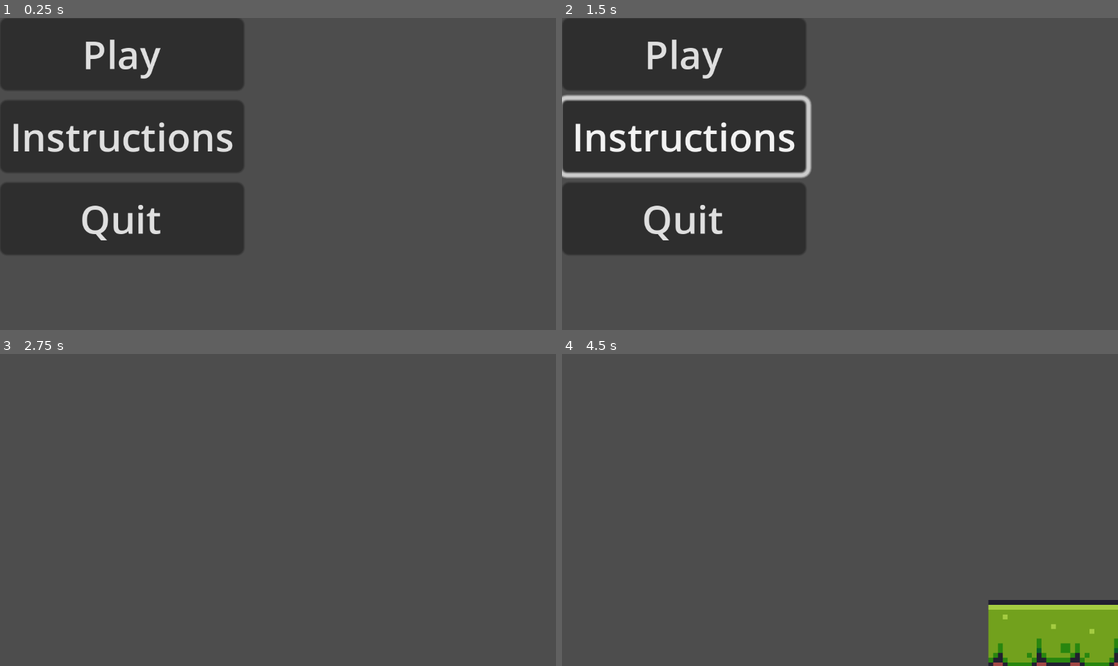
Above: before the commit, frames 1-4 (two rows, left to right).
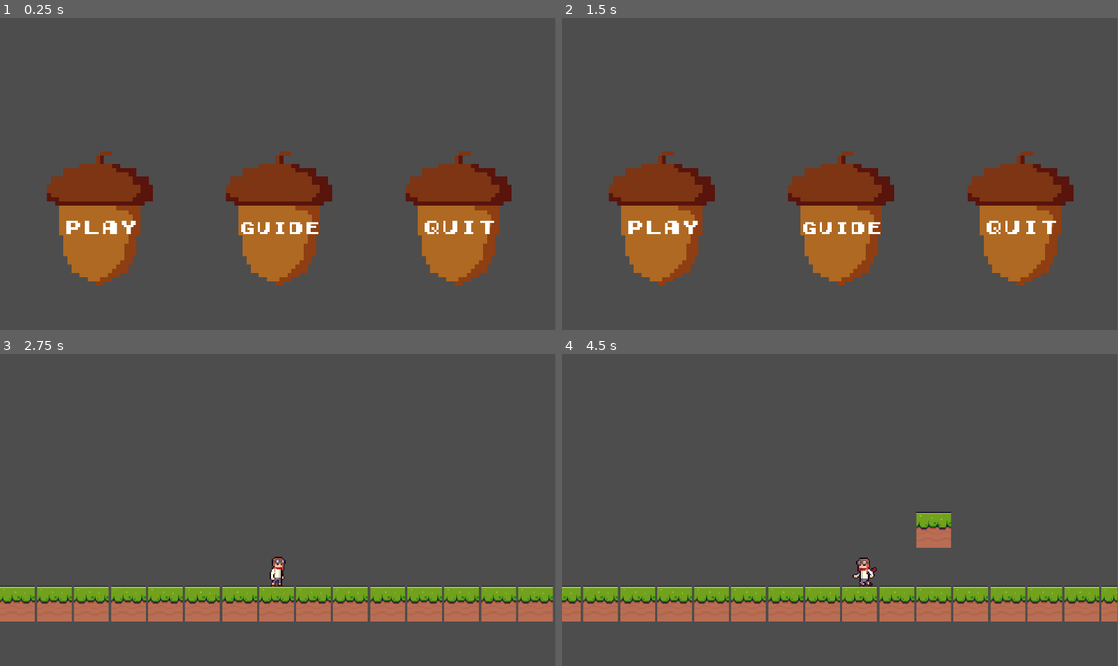
Above: after the commit, the same moments.

Repository: NathanFeldmeyer/GameJamDoubleTake
Game: Godot game, scene res://scenes/menu.tscn
The game is run twice, just before and just after one commit, with the same random seed, the same clock (stepped at 60 frames per second) and the same inputs.
Inputs (mouse positions are in pixels of both pictures, inside the frame that each line leads up to):
- Up to frame 1 (0.25 s): no input
- Up to frame 2 (1.5 s): click (684, 136) at 0.5 s, where only the run before the commit has a clickable "Instructions"; click (840, 220) at 1.25 s, where only the run after the commit has a clickable "GUIDE"
- Up to frame 3 (2.75 s): click "Play" (after the commit: "PLAY") at 2 s
- Up to frame 4 (4.5 s): tap Enter at 2.75 s; hold D (move_right) 2.78-4.28 s; tap W (jump) at 3.02, 3.77 s; hold A (move_left) from 4.28 s (still down)
In our replay, the window is 800x449 before the commit and 799x449 after it. These sizes can differ from the game's own. Grey fills any space a smaller window leaves; there, only what the larger window draws over its background counts as a difference.

The runs differ from the first frame. In frame 1, 41% of the frame differs, in the area x 0-92%, y 0-86%; in frame 2, 43%; in frame 3, 11%; in frame 4, 15%.

Commit message:
Acorn buttons in menu

Diff:
--- a/project.godot
+++ b/project.godot
@@ -17,9 +17,9 @@
 
 [display]
 
-window/size/viewport_width=1154
+window/size/viewport_width=1920
+window/size/viewport_height=1080
 window/size/mode=2
-window/stretch/scale=5.0
 
 [gui]
 
--- a/scenes/main.tscn
+++ b/scenes/main.tscn
@@ -158,8 +158,8 @@
 
 [node name="Camera2D" type="Camera2D" parent="."]
 position = Vector2(-143, -25)
-offset = Vector2(0, -60)
-zoom = Vector2(2, 2)
+offset = Vector2(0, -40)
+zoom = Vector2(4, 4)
 process_callback = 0
 position_smoothing_enabled = true
 position_smoothing_speed = 8.0
--- a/scenes/menu.tscn
+++ b/scenes/menu.tscn
@@ -1,6 +1,8 @@
-[gd_scene load_steps=2 format=3 uid="uid://c8j7q8b0uqe6m"]
+[gd_scene load_steps=4 format=3 uid="uid://c8j7q8b0uqe6m"]
 
 [ext_resource type="Script" path="res://scripts/menu.gd" id="1_l4jab"]
+[ext_resource type="Texture2D" uid="uid://dtqk1fjiivusv" path="res://assets/acornbutton.png" id="2_67gwf"]
+[ext_resource type="FontFile" uid="uid://crvxl8roi54c2" path="res://assets/Early GameBoy.ttf" id="3_nwqlj"]
 
 [node name="Menu" type="Control"]
 layout_mode = 3
@@ -11,26 +13,112 @@
 grow_vertical = 2
 script = ExtResource("1_l4jab")
 
-[node name="MarginContainer" type="MarginContainer" parent="."]
+[node name="HBoxContainer" type="HBoxContainer" parent="."]
 layout_mode = 0
-offset_right = 40.0
-offset_bottom = 40.0
+offset_left = 3.0
+offset_top = 457.0
+offset_right = 1923.0
+offset_bottom = 952.0
+theme_override_constants/separation = 320
+alignment = 1
 
-[node name="VBoxContainer" type="VBoxContainer" parent="MarginContainer"]
+[node name="Play" type="TextureButton" parent="HBoxContainer"]
+custom_minimum_size = Vector2(300, 300)
 layout_mode = 2
+size_flags_horizontal = 4
+size_flags_vertical = 4
 
-[node name="Play" type="Button" parent="MarginContainer/VBoxContainer"]
+[node name="playacorn" type="TextureRect" parent="HBoxContainer/Play"]
+custom_minimum_size = Vector2(400, 464)
+layout_mode = 1
+anchors_preset = -1
+anchor_left = 0.222
+anchor_top = 0.061
+anchor_right = 0.222
+anchor_bottom = 0.061
+offset_left = -139.6
+offset_top = -110.3
+offset_right = 311.4
+offset_bottom = 353.7
+texture = ExtResource("2_67gwf")
+expand_mode = 1
+
+[node name="playlabel" type="Label" parent="HBoxContainer/Play"]
+layout_mode = 0
+offset_left = 36.0
+offset_top = -16.0
+offset_right = 292.0
+offset_bottom = 359.0
+theme_override_fonts/font = ExtResource("3_nwqlj")
+theme_override_font_sizes/font_size = 64
+text = "PLAY"
+horizontal_alignment = 1
+vertical_alignment = 1
+
+[node name="Guide" type="TextureButton" parent="HBoxContainer"]
+custom_minimum_size = Vector2(300, 300)
 layout_mode = 2
-text = "Play"
+size_flags_horizontal = 4
+size_flags_vertical = 4
 
-[node name="Instructions" type="Button" parent="MarginContainer/VBoxContainer"]
+[node name="guideacorn" type="TextureRect" parent="HBoxContainer/Guide"]
+custom_minimum_size = Vector2(400, 464)
+layout_mode = 1
+anchors_preset = -1
+anchor_left = 0.222
+anchor_top = 0.061
+anchor_right = 0.222
+anchor_bottom = 0.061
+offset_left = -139.6
+offset_top = -110.3
+offset_right = 311.4
+offset_bottom = 353.7
+texture = ExtResource("2_67gwf")
+expand_mode = 1
+
+[node name="playlabel" type="Label" parent="HBoxContainer/Guide"]
+offset_left = 2.0
+offset_top = -14.0
+offset_right = 322.0
+offset_bottom = 361.0
+theme_override_fonts/font = ExtResource("3_nwqlj")
+theme_override_font_sizes/font_size = 56
+text = "GUIDE"
+horizontal_alignment = 1
+vertical_alignment = 1
+
+[node name="Quit" type="TextureButton" parent="HBoxContainer"]
+custom_minimum_size = Vector2(300, 300)
 layout_mode = 2
-text = "Instructions"
+size_flags_horizontal = 4
+size_flags_vertical = 4
 
-[node name="Quit" type="Button" parent="MarginContainer/VBoxContainer"]
-layout_mode = 2
-text = "Quit"
+[node name="quitacorn" type="TextureRect" parent="HBoxContainer/Quit"]
+custom_minimum_size = Vector2(400, 464)
+layout_mode = 1
+anchors_preset = -1
+anchor_left = 0.222
+anchor_top = 0.061
+anchor_right = 0.222
+anchor_bottom = 0.061
+offset_left = -139.6
+offset_top = -110.3
+offset_right = 311.4
+offset_bottom = 353.7
+texture = ExtResource("2_67gwf")
+expand_mode = 1
 
-[connection signal="pressed" from="MarginContainer/VBoxContainer/Play" to="." method="_on_play_pressed"]
-[connection signal="pressed" from="MarginContainer/VBoxContainer/Instructions" to="." method="_on_instructions_pressed"]
-[connection signal="pressed" from="MarginContainer/VBoxContainer/Quit" to="." method="_on_quit_pressed"]
+[node name="playlabel" type="Label" parent="HBoxContainer/Quit"]
+offset_left = 36.0
+offset_top = -16.0
+offset_right = 292.0
+offset_bottom = 359.0
+theme_override_fonts/font = ExtResource("3_nwqlj")
+theme_override_font_sizes/font_size = 64
+text = "QUIT"
+horizontal_alignment = 1
+vertical_alignment = 1
+
+[connection signal="pressed" from="HBoxContainer/Play" to="." method="_on_play_pressed"]
+[connection signal="pressed" from="HBoxContainer/Guide" to="." method="_on_guide_pressed"]
+[connection signal="pressed" from="HBoxContainer/Quit" to="." method="_on_quit_pressed"]
--- a/scripts/menu.gd
+++ b/scripts/menu.gd
@@ -3,7 +3,7 @@
 func _on_play_pressed():
 	get_tree().change_scene_to_file("res://scenes/main.tscn")
 
-func _on_instructions_pressed():
+func _on_guide_pressed():
 	pass # Replace with function body.
 
 func _on_quit_pressed():
Binary file added: assets/Early GameBoy.ttf
Not shown, added: assets/Early GameBoy.ttf.import
Binary file added: assets/acornbutton.png
Not shown, added: assets/acornbutton.png.import
Not shown, added: assets/music/3music.mp3.import
Not shown, added: assets/music/jamtunes1.mp3.import
Not shown, added: assets/music/music4game.mp3.import
Not shown, added: assets/music/3music.mp3
Not shown, added: assets/music/jamtunes1.mp3
Not shown, added: assets/music/music4game.mp3
